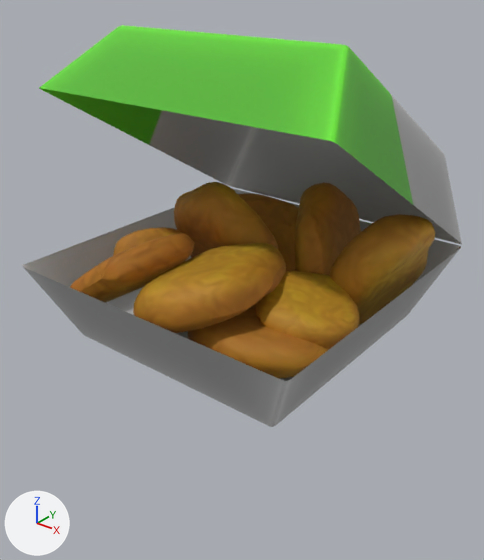
The glTF model app/src/main/assets/models/Nuggets.glb, before and after one commit.
One viewpoint serves both versions: a 50 mm lens placed at (0.213, -0.272, 0.196), pointed at (0.0, -0.007, 0.031). The lights are fixed; the arrows at lower left show +X, +Y and +Z. Where no turn or scale is listed for an object, it has been applied to the vertices.

Names of what the first picture shows: 'prop_nugget', 'prop_nuggetBox'.
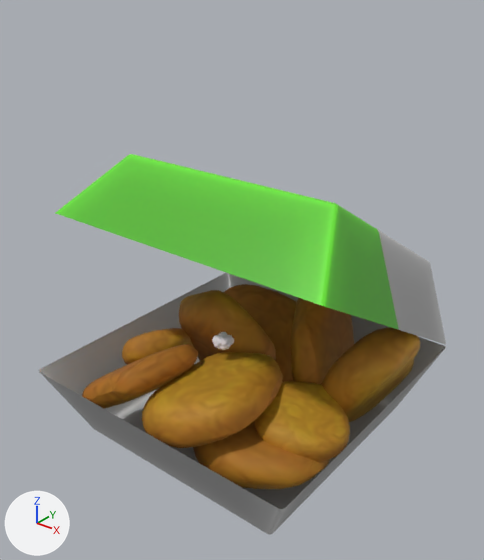
Location of each change, [x1, y1, x2, y2] in pixels of the pictures (484 x 560 px):
'prop_nuggetBox', moved
    before: [22, 25, 462, 427]
    after: [39, 154, 446, 535]
'prop_nugget', moved
    before: [70, 182, 435, 378]
    after: [82, 284, 420, 489]

Diff of the bpy script that builds the scene:
```diff
--- a/app/src/main/assets/models/Nuggets.glb.py
+++ b/app/src/main/assets/models/Nuggets.glb.py
@@ ob_prop_nuggetbox @@
 ob_prop_nuggetbox = bpy.data.objects.new('prop_nuggetBox', me_mcwrap_and_nuggets_boxshape)
-ob_prop_nuggetbox.location = (-0.0002, 0.0, 0.0)
+ob_prop_nuggetbox.location = (-0.0002, 0.0, -0.0677)
@@ ob_prop_nugget @@
 ob_prop_nugget = bpy.data.objects.new('prop_nugget', me_model_0_036)
-ob_prop_nugget.location = (-0.0243, 0.0457, 0.027)
+ob_prop_nugget.location = (-0.0243, 0.0457, -0.0407)
```
